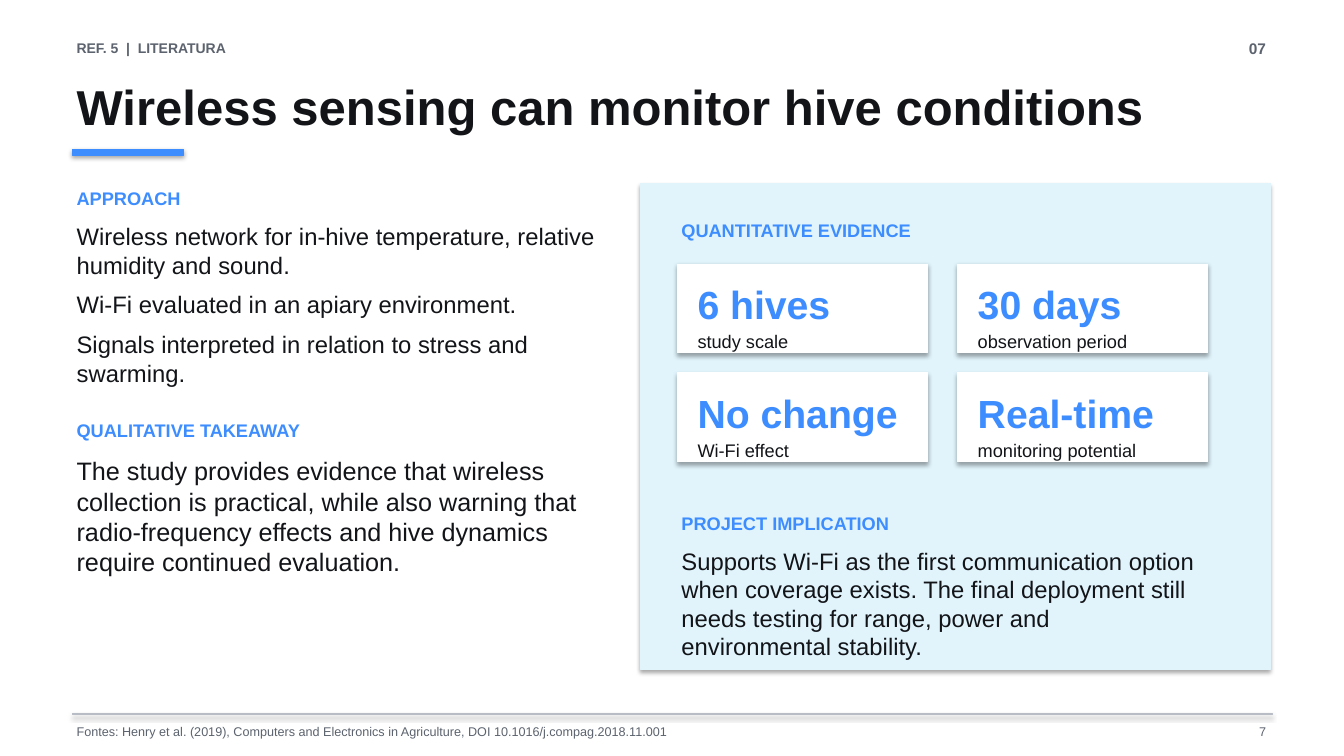
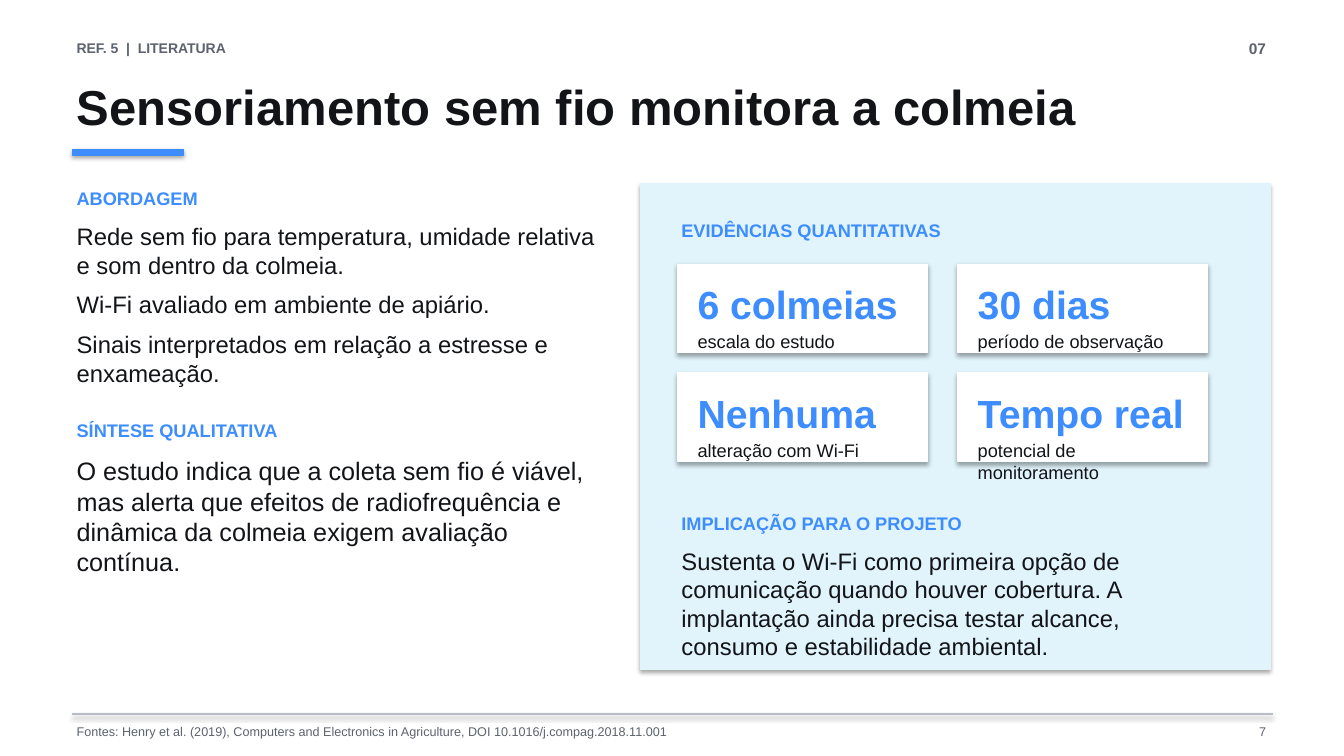
Before and after one commit to whirtex/embedded-system, a slide deck: slide 7 of beehive-monitoring/beehive-monitoring-ac4-slides.pptx. Drawn at 1344x756 pixels with LibreOffice and Linux fonts; fonts in the diff are those of the drawing. Boxes give left, top, right and bottom in pixels: in the first picture for what was removed or moved away, otherwise in the second. Text is boxed around its words. In the diff, an @@ line names an element or a change of style, - is before the commit and + after.

```diff
--- a/beehive-monitoring/beehive-monitoring-ac4-slides.pptx
+++ b/beehive-monitoring/beehive-monitoring-ac4-slides.pptx
@@ text at bbox=[77, 89, 1075, 126]: text changed @@
-Wireless sensing can monitor hive conditions
+Sensoriamento sem fio monitora a colmeia
@@ text at bbox=[77, 192, 198, 205]: text changed @@
-APPROACH
+ABORDAGEM
@@ text at bbox=[77, 227, 594, 387]: text changed @@
-Wireless network for in-hive temperature, relative humidity and sound.
-Wi-Fi evaluated in an apiary environment.
-Signals interpreted in relation to stress and swarming.
+Rede sem fio para temperatura, umidade relativa e som dentro da colmeia.
+Wi-Fi avaliado em ambiente de apiário.
+Sinais interpretados em relação a estresse e enxameação.
@@ text at bbox=[681, 223, 940, 241]: text changed @@
-QUANTITATIVE EVIDENCE
+EVIDÊNCIAS QUANTITATIVAS
@@ text at bbox=[698, 290, 898, 320]: text changed @@
-6 hives
+6 colmeias
@@ text at bbox=[978, 290, 1110, 320]: text changed @@
-30 days
+30 dias
@@ text at bbox=[698, 334, 835, 348]: text changed @@
-study scale
+escala do estudo
@@ text at bbox=[978, 334, 1164, 352]: text changed @@
-observation period
+período de observação
@@ text at bbox=[698, 399, 876, 429]: text changed @@
-No change
+Nenhuma
@@ text at bbox=[978, 399, 1184, 436]: text changed @@
-Real-time
+Tempo real
@@ text at bbox=[77, 423, 277, 441]: text changed @@
-QUALITATIVE TAKEAWAY
+SÍNTESE QUALITATIVA
@@ text at bbox=[698, 443, 859, 461]: text changed @@
-Wi-Fi effect
+alteração com Wi-Fi
@@ text at bbox=[978, 443, 1099, 479]: text changed @@
-monitoring potential
+potencial de monitoramento
@@ text at bbox=[77, 461, 583, 572]: text changed @@
-The study provides evidence that wireless collection is practical, while also warning that radio-frequency effects and hive dynamics require continued evaluation.
+O estudo indica que a coleta sem fio é viável, mas alerta que efeitos de radiofrequência e dinâmica da colmeia exigem avaliação contínua.
@@ text at bbox=[681, 516, 961, 534]: text changed @@
-PROJECT IMPLICATION
+IMPLICAÇÃO PARA O PROJETO
@@ text at bbox=[681, 552, 1123, 656]: text changed @@
-Supports Wi-Fi as the first communication option when coverage exists. The final deployment still needs testing for range, power and environmental stability.
+Sustenta o Wi-Fi como primeira opção de comunicação quando houver cobertura. A implantação ainda precisa testar alcance, consumo e estabilidade ambiental.
```
Also in this commit, not shown: 7 other slides changed, 2 slides added, 2 slides removed.
